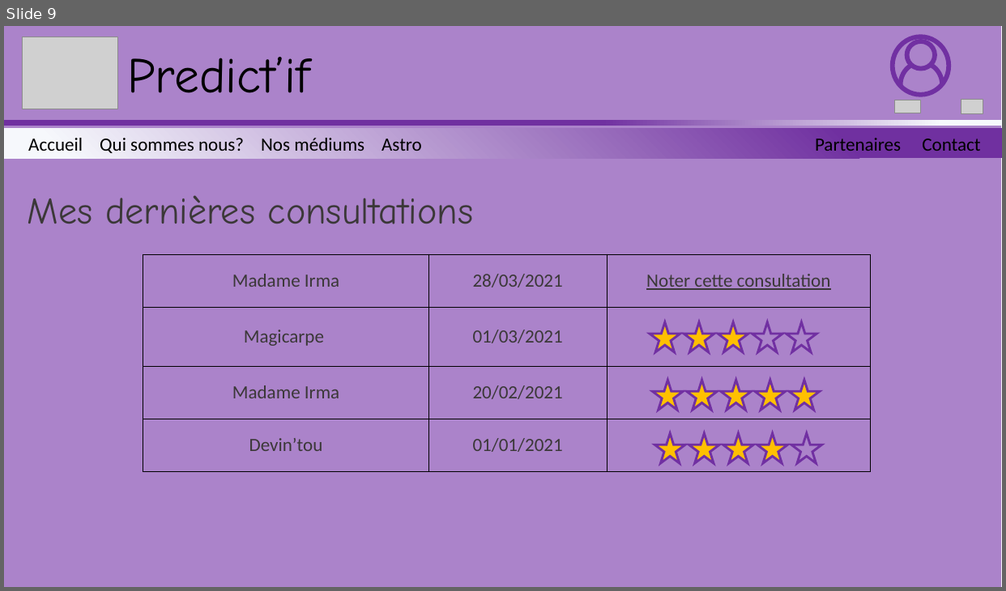
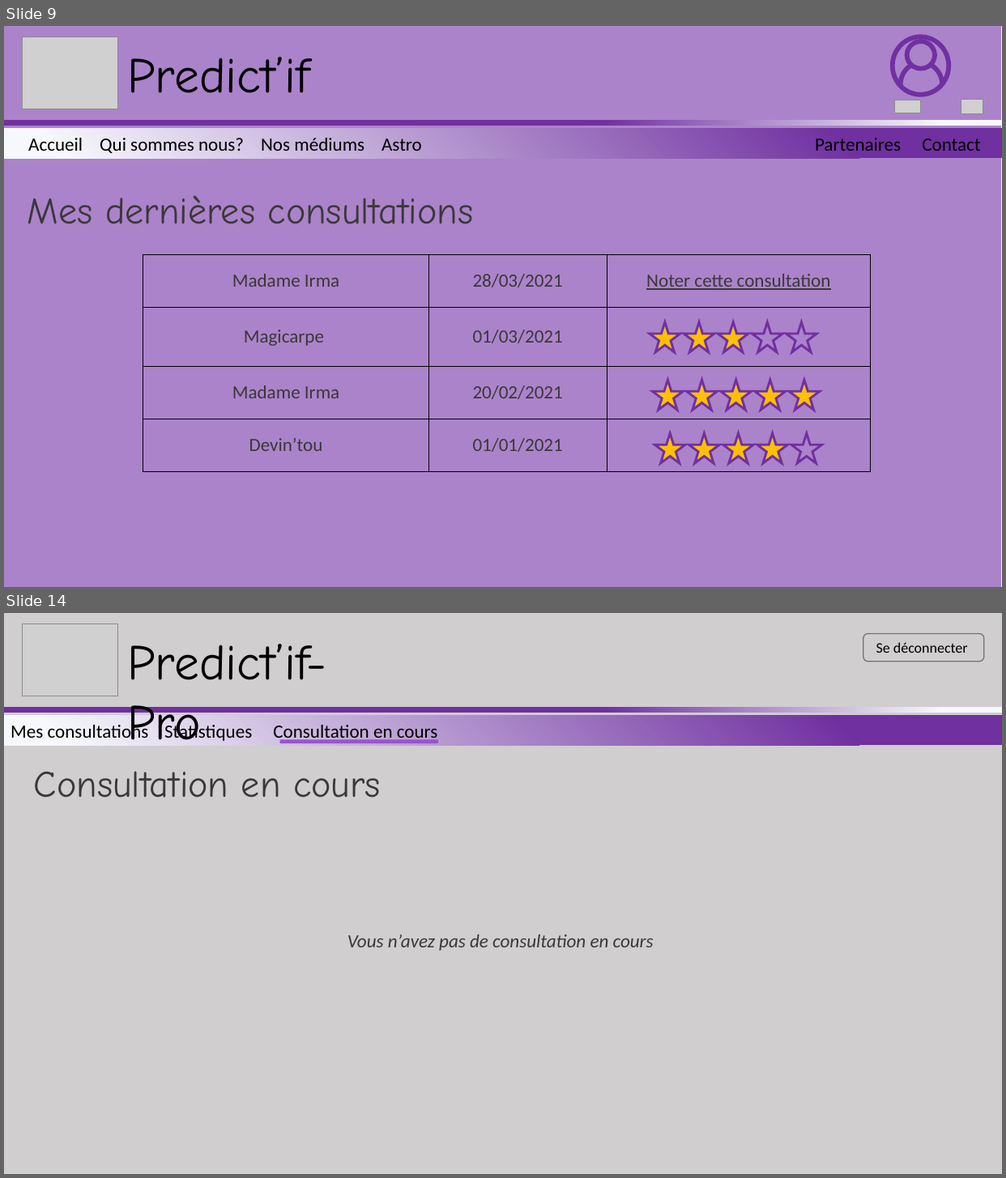
Before and after one commit to Sevla8/PredictIF, a slide deck: specifications/maquettes_IHM/maquette-html.pptx. Shown one above the other, each under a label of ours: slide 9 before the commit, slides 9 and 14 after it; the slides between them are not shown. The pictures are 1006x591 and 1006x1178 pixels, drawn with LibreOffice and Linux fonts; fonts in the diff are those of the drawing; grey boxes stand for pictures; background and template pictures are left out. Boxes give left, top, right and bottom in pixels: in the first picture for what was removed or moved away, otherwise in the second. Text is boxed around its words. In the diff, an @@ line names an element or a change of style, - is before the commit and + after.

```diff
--- a/specifications/maquettes_IHM/maquette-html.pptx
+++ b/specifications/maquettes_IHM/maquette-html.pptx
@@ slide 14 added at [4,613,1002,1174], background #FFFFFF @@
@@ rectangle added at [4,613,1002,1174], fill #D0CECE @@
@@ picture added at [22,624,117,696] @@
@@ rounded rectangle added at [863,634,984,662], outline #767171 1 pt, 14 pt, text #000000 @@
+Se déconnecter
@@ text added at [127,644,326,740], 48 pt, text #000000 @@
+Predict’if-Pro
@@ rectangle added at [4,707,1002,713], fill gradient #7030A0 to #F6F8FC @@
@@ rectangle added at [4,707,1002,713], fill gradient #7030A0 to #F6F8FC @@
@@ rectangle added at [4,716,1002,746], fill gradient #7030A0 to #F6F8FC, 18 pt, text #000000 @@
+Mes consultations Statistiques Consultation en cours
@@ rounded rectangle added at [280,739,438,743], fill #9954CC @@
@@ text added at [34,771,381,798], 36 pt, text #3B3838 @@
+Consultation en cours
@@ text added at [347,935,654,951], 18 pt, text #3B3838, italic @@
+Vous n’avez pas de consultation en cours
```
Also in this commit, not shown: 4 slides changed, 5 other slides added.
